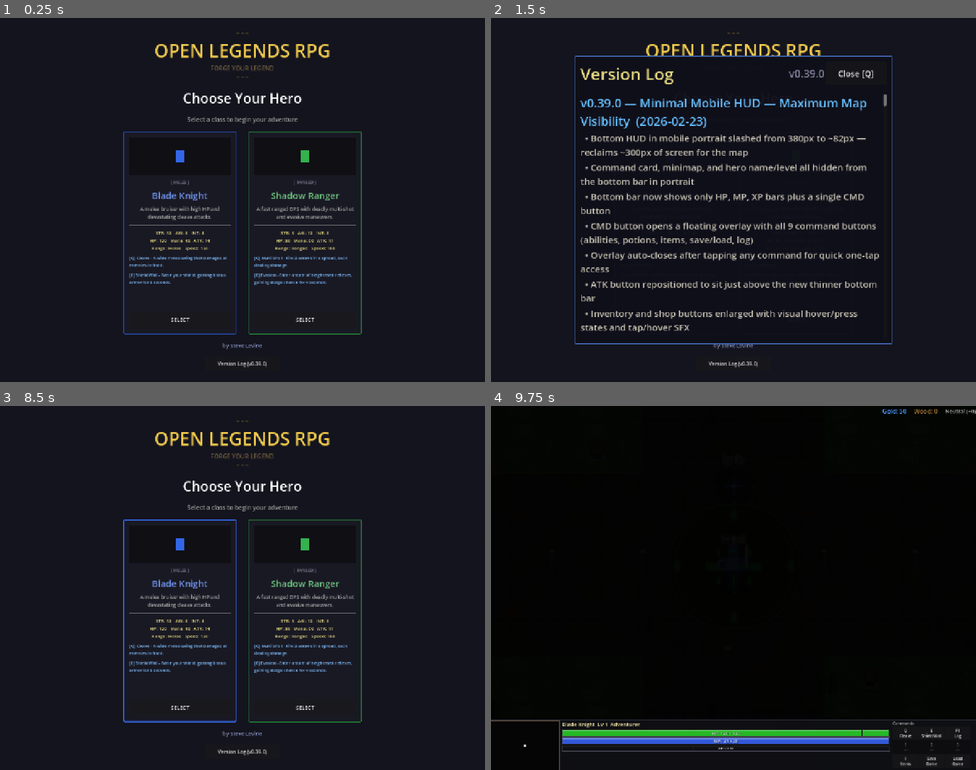
Above: before the commit, frames 1-4 (two rows, left to right).
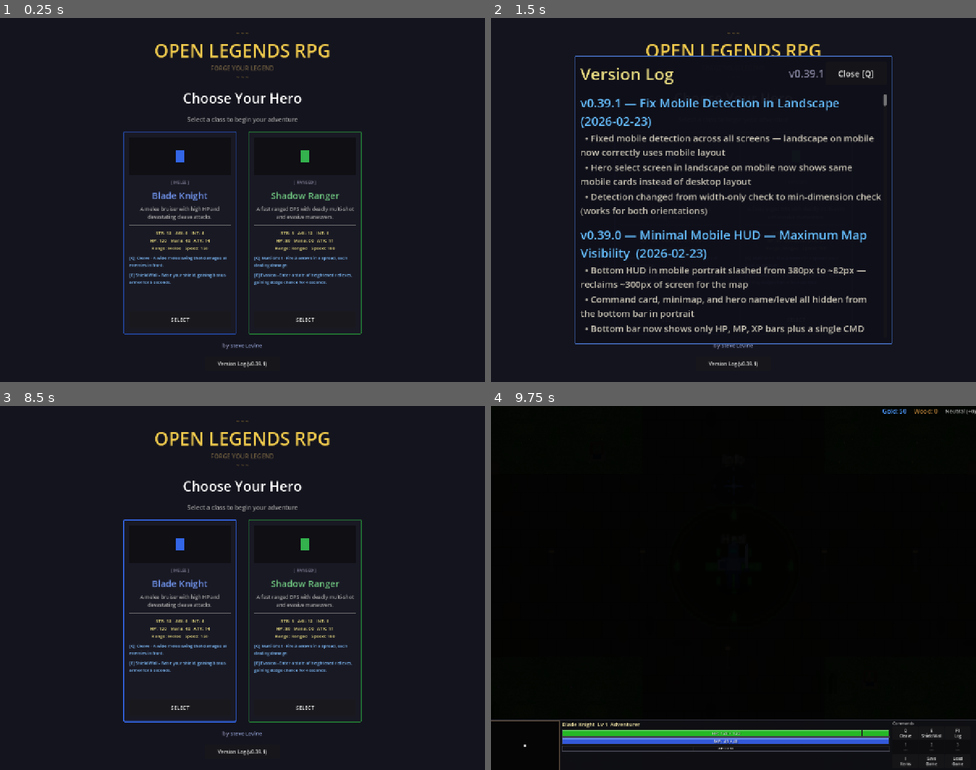
Above: after the commit, the same moments.

Repository: slxny/legends-open-rpg
Game: Godot game, scene res://scenes/main.tscn
The game is run twice, just before and just after one commit, with the same random seed, the same clock (stepped at 60 frames per second) and the same inputs.
Inputs (mouse positions are in pixels of both pictures, inside the frame that each line leads up to):
- Up to frame 1 (0.25 s): no input
- Up to frame 2 (1.5 s): click "Version Log (v0.39.0)" (after the commit: "Version Log (v0.39.1)") at 0.5 s; click "SELECT" at 1.25 s
- Up to frame 3 (8.5 s): click "SELECT" at 2 s; tap Enter at 2.75, 4.25, 5.75 s; move the mouse to (349, 569) at 2.77 s; hold D (move_right) 2.78-3.5 s; hold Q (ability_1) 2.78-3.5 s; click (349, 569) at 2.92 s; tap Space (attack) at 3.5, 6.5 s; drag from (145, 606) to (218, 660) at 3.52 s; move the mouse to (291, 507) at 4.27 s; hold D (move_right) 4.28-5 s; hold Space (attack) 4.28-5 s; drag from (218, 660) to (97, 533) at 5.02 s; move the mouse to (388, 642) at 5.77 s; hold A (move_left) 5.78-6.5 s; tap 1 at 5.85 s; tap I (toggle_inventory) at 6.4 s; drag from (97, 533) to (169, 497) at 6.52 s; move the mouse to (266, 588) at 7.27 s; hold S (move_down) 7.28-8 s; tap 3 at 7.35 s; click (266, 588) at 7.42 s; tap Escape (ui_cancel) at 7.9 s; drag from (169, 497) to (145, 606) at 8.02 s
- Up to frame 4 (9.75 s): move the mouse to (840, 569) at 8.77 s; hold W (move_up) 8.78-9.5 s; hold Q (ability_1) 8.78-9.5 s; drag from (636, 606) to (709, 660) at 9.52 s

The runs differ from the first frame. In frame 1, less than 0.1% of the frame differs, in the area x 54-55%, y 94-96%; in frame 2, 9.7%, in the area x 18-82%, y 14-96%; in frame 3, less than 0.1%; in frame 4, nothing differs.

Commit message:
Fix mobile detection for landscape — use min dimension instead of width-only
The old check `vp_size.x < 700 or (vp_size.x < vp_size.y)` failed on
mobile landscape because width > 700 and width > height. Changed to
`min(vp_size.x, vp_size.y) < 700` across all 21 files so mobile layout
is correctly applied in both orientations.

https://claude.ai/code/session_017og7U6vscobkg1TanUuk76

Diff:
--- a/scenes/enemies/enemy.gd
+++ b/scenes/enemies/enemy.gd
@@ -95,7 +95,7 @@
 	name_label.visible = false
 	# Detect mobile for font scaling
 	var vp_size = get_viewport().get_visible_rect().size
-	var is_mobile = vp_size.x < 700 or (vp_size.x < vp_size.y)
+	var is_mobile = min(vp_size.x, vp_size.y) < 700
 	# Scale enemy name label for mobile — larger font, moved higher so it
 	# doesn't overlap the sprite and block taps
 	if is_mobile:
--- a/scenes/hero_select/hero_select.gd
+++ b/scenes/hero_select/hero_select.gd
@@ -27,7 +27,7 @@
 
 func _detect_mobile() -> void:
 	var vp_size = get_viewport().get_visible_rect().size
-	_is_mobile = vp_size.x < 700 or (vp_size.x < vp_size.y)
+	_is_mobile = min(vp_size.x, vp_size.y) < 700
 
 func _on_viewport_resized() -> void:
 	var was_mobile = _is_mobile
--- a/scenes/npcs/beacon.gd
+++ b/scenes/npcs/beacon.gd
@@ -47,7 +47,7 @@
 	if not beacon_label.is_empty():
 		label.text = beacon_label
 		var vp_size = get_viewport().get_visible_rect().size
-		if vp_size.x < 700 or (vp_size.x < vp_size.y):
+		if min(vp_size.x, vp_size.y) < 700:
 			label.add_theme_font_size_override("font_size", 18)
 		label.pivot_offset = label.size / 2.0
 	else:
--- a/scenes/npcs/npc_armorer.gd
+++ b/scenes/npcs/npc_armorer.gd
@@ -17,7 +17,7 @@
 	name_label.text = armory_name
 	name_label.visible = false
 	var vp_size = get_viewport().get_visible_rect().size
-	if vp_size.x < 700 or (vp_size.x < vp_size.y):
+	if min(vp_size.x, vp_size.y) < 700:
 		name_label.add_theme_font_size_override("font_size", 18)
 	name_label.pivot_offset = name_label.size / 2.0
 	beacon.activated.connect(_on_beacon_activated)
--- a/scenes/npcs/npc_shopkeeper.gd
+++ b/scenes/npcs/npc_shopkeeper.gd
@@ -22,7 +22,7 @@
 	name_label.text = shop_name
 	name_label.visible = false
 	var vp_size = get_viewport().get_visible_rect().size
-	if vp_size.x < 700 or (vp_size.x < vp_size.y):
+	if min(vp_size.x, vp_size.y) < 700:
 		name_label.add_theme_font_size_override("font_size", 18)
 	name_label.pivot_offset = name_label.size / 2.0
 	beacon.activated.connect(_on_beacon_activated)
--- a/scenes/npcs/npc_tavern.gd
+++ b/scenes/npcs/npc_tavern.gd
@@ -17,7 +17,7 @@
 	name_label.text = tavern_name
 	name_label.visible = false
 	var vp_size = get_viewport().get_visible_rect().size
-	if vp_size.x < 700 or (vp_size.x < vp_size.y):
+	if min(vp_size.x, vp_size.y) < 700:
 		name_label.add_theme_font_size_override("font_size", 18)
 	name_label.pivot_offset = name_label.size / 2.0
 	beacon.activated.connect(_on_beacon_activated)
--- a/scenes/npcs/npc_woodworker.gd
+++ b/scenes/npcs/npc_woodworker.gd
@@ -17,7 +17,7 @@
 	name_label.text = npc_name
 	name_label.visible = false
 	var vp_size = get_viewport().get_visible_rect().size
-	if vp_size.x < 700 or (vp_size.x < vp_size.y):
+	if min(vp_size.x, vp_size.y) < 700:
 		name_label.add_theme_font_size_override("font_size", 18)
 	name_label.pivot_offset = name_label.size / 2.0
 	beacon.activated.connect(_on_beacon_activated)
--- a/scenes/player/player.gd
+++ b/scenes/player/player.gd
@@ -245,7 +245,7 @@
 
 	# Mobile detection and attack button setup
 	var vp_size = get_viewport().get_visible_rect().size
-	_is_mobile = vp_size.x < 700 or (vp_size.x < vp_size.y)
+	_is_mobile = min(vp_size.x, vp_size.y) < 700
 	if _is_mobile:
 		_click_circle.radius = CLICK_RADIUS_MOBILE
 		_create_mobile_attack_button()
--- a/scenes/ui/armory_dialog.gd
+++ b/scenes/ui/armory_dialog.gd
@@ -28,7 +28,7 @@
 
 func _detect_mobile() -> void:
 	var vp_size = get_viewport().get_visible_rect().size
-	_is_mobile = vp_size.x < 700 or (vp_size.x < vp_size.y)
+	_is_mobile = min(vp_size.x, vp_size.y) < 700
 	if _is_mobile:
 		var margin = 10.0
 		panel.offset_left = -vp_size.x / 2.0 + margin
--- a/scenes/ui/center_message_system.gd
+++ b/scenes/ui/center_message_system.gd
@@ -61,7 +61,7 @@
 func _display_message(text: String, color: Color, duration: float) -> void:
 	# SC-style: instant appear, no fade in
 	var vp_size = get_viewport().get_visible_rect().size
-	var is_mobile = vp_size.x < 700 or (vp_size.x < vp_size.y)
+	var is_mobile = min(vp_size.x, vp_size.y) < 700
 	var settings = LabelSettings.new()
 	settings.font_size = 72 if is_mobile else 32
 	settings.font_color = color
--- a/scenes/ui/changelog_dialog.gd
+++ b/scenes/ui/changelog_dialog.gd
@@ -9,9 +9,19 @@
 var _is_visible: bool = false
 var _is_mobile: bool = false
 
-const GAME_VERSION := "v0.39.0"
+const GAME_VERSION := "v0.39.1"
 
 const CHANGELOG: Array[Dictionary] = [
+	{
+		"version": "v0.39.1",
+		"title": "Fix Mobile Detection in Landscape",
+		"date": "2026-02-23",
+		"entries": [
+			"Fixed mobile detection across all screens — landscape on mobile now correctly uses mobile layout",
+			"Hero select screen in landscape on mobile now shows same mobile cards instead of desktop layout",
+			"Detection changed from width-only check to min-dimension check (works for both orientations)",
+		]
+	},
 	{
 		"version": "v0.39.0",
 		"title": "Minimal Mobile HUD — Maximum Map Visibility",
@@ -582,7 +592,7 @@
 	_is_visible = true
 	panel.visible = true
 	var vp_size = get_viewport().get_visible_rect().size
-	_is_mobile = vp_size.x < 700 or (vp_size.x < vp_size.y)
+	_is_mobile = min(vp_size.x, vp_size.y) < 700
 	_resize_panel(vp_size)
 	_build_entries()
 	scroll.scroll_vertical = 0
--- a/scenes/ui/game_messages.gd
+++ b/scenes/ui/game_messages.gd
@@ -18,7 +18,7 @@
 	label.text = text
 	label.horizontal_alignment = HORIZONTAL_ALIGNMENT_CENTER
 	var vp_size = get_viewport().get_visible_rect().size
-	var is_mobile = vp_size.x < 700 or (vp_size.x < vp_size.y)
+	var is_mobile = min(vp_size.x, vp_size.y) < 700
 	var settings = LabelSettings.new()
 	settings.font_size = 48 if is_mobile else 18
 	settings.font_color = color
--- a/scenes/ui/hero_stats_panel.gd
+++ b/scenes/ui/hero_stats_panel.gd
@@ -33,7 +33,7 @@
 
 func _detect_mobile() -> void:
 	var vp_size = get_viewport().get_visible_rect().size
-	_is_mobile = vp_size.x < 700 or (vp_size.x < vp_size.y)
+	_is_mobile = min(vp_size.x, vp_size.y) < 700
 	if _is_mobile:
 		var margin = 10.0
 		panel.offset_left = -vp_size.x / 2.0 + margin
--- a/scenes/ui/hud.gd
+++ b/scenes/ui/hud.gd
@@ -67,7 +67,7 @@
 
 func _detect_mobile() -> void:
 	var vp_size = get_viewport().get_visible_rect().size
-	_is_mobile = vp_size.x < 700 or (vp_size.x < vp_size.y)
+	_is_mobile = min(vp_size.x, vp_size.y) < 700
 	_is_portrait = _is_mobile and vp_size.y >= vp_size.x
 
 func _apply_mobile_layout() -> void:
--- a/scenes/ui/inventory_screen.gd
+++ b/scenes/ui/inventory_screen.gd
@@ -82,7 +82,7 @@
 
 func _detect_mobile() -> void:
 	var vp_size = get_viewport().get_visible_rect().size
-	_is_mobile = vp_size.x < 700 or (vp_size.x < vp_size.y)
+	_is_mobile = min(vp_size.x, vp_size.y) < 700
 	if _is_mobile:
 		var margin = 8.0
 		panel.anchor_left = 0.0
--- a/scenes/ui/pause_menu.gd
+++ b/scenes/ui/pause_menu.gd
@@ -40,7 +40,7 @@
 
 func _detect_mobile() -> void:
 	var vp_size = get_viewport().get_visible_rect().size
-	_is_mobile = vp_size.x < 700 or (vp_size.x < vp_size.y)
+	_is_mobile = min(vp_size.x, vp_size.y) < 700
 
 func _build_menu() -> void:
 	# Clear previous content
--- a/scenes/ui/shop_dialog.gd
+++ b/scenes/ui/shop_dialog.gd
@@ -50,7 +50,7 @@
 
 func _detect_mobile() -> void:
 	var vp_size = get_viewport().get_visible_rect().size
-	_is_mobile = vp_size.x < 700 or (vp_size.x < vp_size.y)
+	_is_mobile = min(vp_size.x, vp_size.y) < 700
 	if _is_mobile:
 		var margin = 8.0
 		panel.offset_left = -vp_size.x / 2.0 + margin
--- a/scenes/ui/tavern_dialog.gd
+++ b/scenes/ui/tavern_dialog.gd
@@ -49,7 +49,7 @@
 
 func _detect_mobile() -> void:
 	var vp_size = get_viewport().get_visible_rect().size
-	_is_mobile = vp_size.x < 700 or (vp_size.x < vp_size.y)
+	_is_mobile = min(vp_size.x, vp_size.y) < 700
 	if _is_mobile:
 		var margin = 10.0
 		panel.offset_left = -vp_size.x / 2.0 + margin
--- a/scenes/ui/woodworking_dialog.gd
+++ b/scenes/ui/woodworking_dialog.gd
@@ -61,7 +61,7 @@
 
 func _detect_mobile() -> void:
 	var vp_size = get_viewport().get_visible_rect().size
-	_is_mobile = vp_size.x < 700 or (vp_size.x < vp_size.y)
+	_is_mobile = min(vp_size.x, vp_size.y) < 700
 	if _is_mobile:
 		var margin = 10.0
 		panel.offset_left = -vp_size.x / 2.0 + margin
--- a/scenes/world/regions/havens_rest.gd
+++ b/scenes/world/regions/havens_rest.gd
@@ -490,7 +490,7 @@
 	label.horizontal_alignment = HORIZONTAL_ALIGNMENT_CENTER
 	label.custom_minimum_size = Vector2(100, 0)
 	var vp_size = get_viewport().get_visible_rect().size
-	if vp_size.x < 700 or (vp_size.x < vp_size.y):
+	if min(vp_size.x, vp_size.y) < 700:
 		label.add_theme_font_size_override("font_size", 16)
 	parent.add_child(label)
 
--- a/scripts/ui/sc_bar.gd
+++ b/scripts/ui/sc_bar.gd
@@ -16,7 +16,7 @@
 
 func _ready() -> void:
 	var vp_size = get_viewport().get_visible_rect().size
-	_is_mobile = vp_size.x < 700 or (vp_size.x < vp_size.y)
+	_is_mobile = min(vp_size.x, vp_size.y) < 700
 	_label_settings = LabelSettings.new()
 	_label_settings.font_size = 32 if _is_mobile else 13
 	_label_settings.font_color = Color(0.95, 0.95, 0.95)
